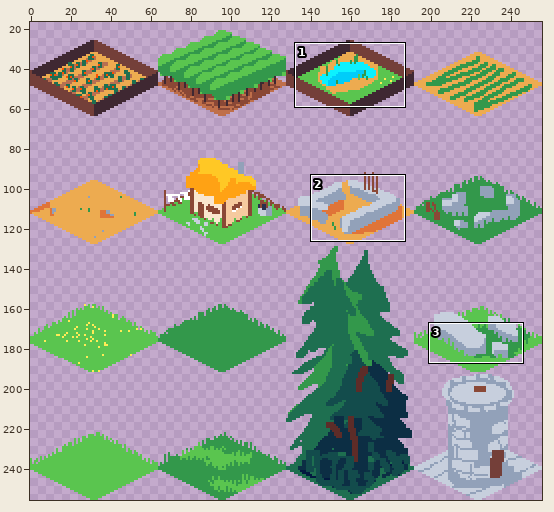
Sprite sheet -- Assets/Tiles/test.png. Above: a wide view before the commit, with the close-up outlined.
Close-up. First the earlier version:
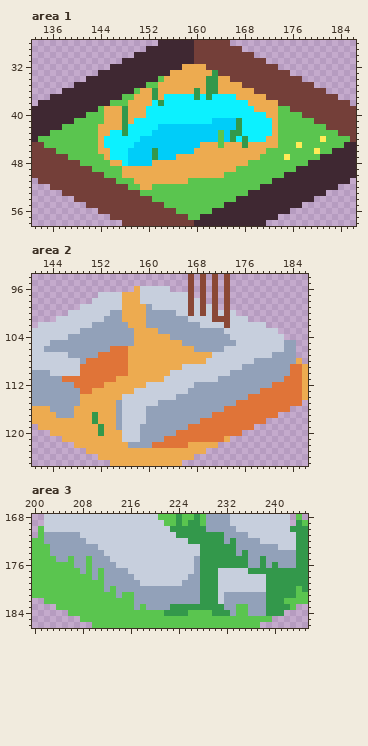
The file is 256x256 pixels. Shown: area 1: x 133..186, y 28..58; area 2: x 141..186, y 94..125; area 3: x 200..245, y 168..186. The wide view leaves out empty margins. The commit also changed other parts of the picture, which this record leaves out.
After:
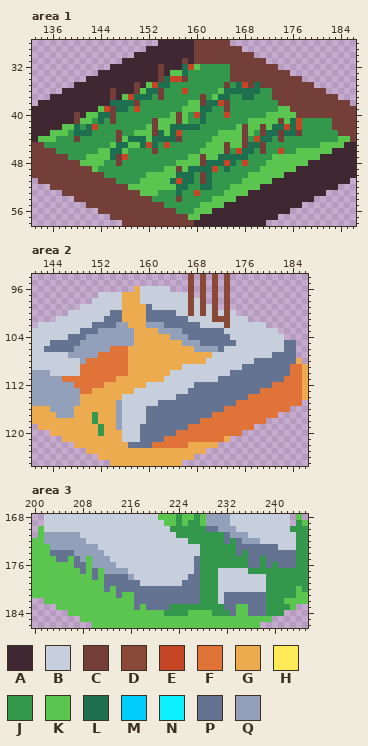
Palette (. is transparent): A #3f2832  B #c7cfdd  C #743f39  D #8a4836  E #c64524  F #e07438  G #edab50  H #ffeb57  J #33984b  K #5ac54f  L #1e6f50  M #00cdf9  N #0cf1ff  P #657392  Q #92a1b9
Difference:
Changed rows in their new state; - is an unchanged pixel.
Area 1:
first column x 135:
31 -----------------------C-------------------------
32 -------------------C---LEKJJJJJ------------------
33 -------------------C-KKLJJJJ-JJ------------------
34 -------------------CLEECJJJ--JJ------------------
35 ---------------C--ELLJJJJJJ--JCJLE-L-------------
36 -----------C---CKLLCJJJEJ-J--KLLLLLLJJ-----------
37 -----------C--ELLL-CJJJJJ-C-KLLJJLLJJJ-----------
38 -----------LLLLCJJJ-JJJJKKCLLECJJJJJJJJ----------
39 ----------ECLLJEJJJJJJJKKKLLJJCJJJJJJJJ----------
40 -----C---LLCJ-JJJJJJJKCKJELJJJEJJJJJJKK---C------
41 -----C--JLJCJ-JJJJCKKKCKJJLJJJJJ-JKKKKKC-LEJJJJJ-
42 -----LJLEJJJJ-JJJKCKKLLLLLJJJJJJKCKKCKLLELEJJJJJ-
43 ----JLLLJJJJC-JKKKCLKLEJJJJJJ-KKKCKJCLLCLLCJJJJJJ
44 --JJJCJJJJJJCKLLLKLLLLCJJJJJK-KKKCJELLJCJJJJJJJJJ
45 JJJJJJJJJJJKLLKKLELJEJJJJJJKK-CKKCLLCJJJJJJJJJ---
46 --JJJJJJJKKLLKJJJJCJJJJJJJKKKKCJELLJCJJEJJ---K---
47 ----JJJ---KLCEJJJJ-JJJJJKKCKKLLLLLJJJJ--K--------
48 ----------JJCJJJJJJJJJKKKKCLLLELJEJJJ------------
49 ---------JJJJJJJJJJJKKCKLLLLEJLJJJJJ-------------
50 ----------JJJJJJJKKKKKLLLJCLJJJJJJ---------------
51 ------------JJJJKKKKKLELLJCLJJJJJ----------------
52 ----------------KK----LLJJLLJJJ------------------
53 -------------------JJJLJJEJJJJ-------------------
54 ------------------JJJJCJJJJJ---------------------
55 --------------------JJJJJJ-----------------------
56 ----------------------JJJ------------------------
Area 2:
first column x 143:
 99 -----------------P------------------------
100 -----------PP----PPPPP--------------------
101 ----------PPP----PPPPPPP------------------
102 --------PPPP--------PPPPPP----------------
103 ------PPP--------------PPPPPPP------------
104 ----PPP-----------------PPPPPPP-----------
105 -PPPPP--------------------PPPPPP--------PP
106 PPPPP------------------------P----------PP
107 --------------------------------------PPPP
108 -----------------------------------PPPPPPP
109 ---------------------------------PPPPPPPP-
110 -------------------------------PPPPPPPPPP-
111 -----------------------------PPPPPPPPPPP--
112 -------------------------PPPPPPPPPPPPP----
113 ------------------------PPPPPPPPPPPP------
114 ----------------------PPPPPPPPPPPP--------
115 -------------------PPPPPPPPPPPPP----------
116 -----------------PPPPPPPPPPPPP------------
117 -----------------PPPPPPPPPPP--------------
118 -----------------PPPPPPPPP----------------
119 ----------------PPPPPPPP------------------
120 ----------------PPPPPP--------------------
121 ----------------PPPP----------------------
122 --------------PPPP------------------------
Area 3:
first column x 203:
170 --------------------------PP-------------
171 -----------------------------P-----------
172 -----------------------------P-P---------
173 -------------------------------PPPPPPP---
174 PPPP---------------------------P-PPPPPPPP
175 -PP-P-------------------P--------PP-PPPPP
176 ----PP------------------P--------PP-P-PPP
177 -----P-P----------------P----------------
178 -------P-PPPP----------PP----------------
179 ---------PPPPPP-------PPP----------------
180 ---------P-PPPPPPPPPPPPPP----------------
181 -----------P--PPPPPPPPPPP----PPPPPPP-----
182 --------------PPPPPPPPPPP----PPPPPPP-----
183 --------------P-PPPP---------PP--PPP-----
184 ------------------------------P--PPP-----
Where, in picture pixels (left, top, right, bottom), the same in both close-ups:
changed: (44, 58, 338, 214)
changed: (128, 304, 296, 448)
changed: (44, 310, 122, 352)
changed: (50, 526, 296, 616)
